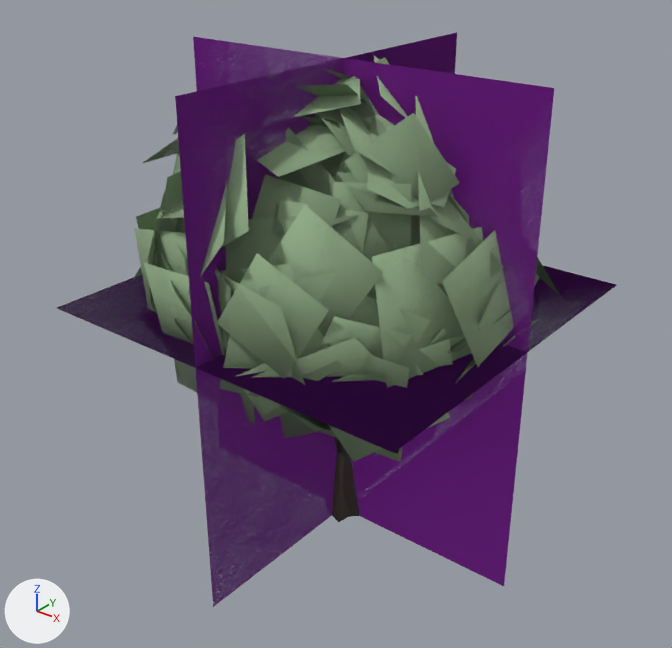
Renders of the glTF model data/models/board/vegetation/tree-forked.glb from each side of a commit.
Camera for both pictures: a 50 mm camera at (32.1, -40.8, 39.1) aimed at (-0.8, 0.3, 13.6). Lighting does not change. The marker at lower left points along +X, +Y and +Z. The older version comes first. Where no turn or scale is listed for an object, it has been applied to the vertices. Vertices at exactly the same position are counted once.

Objects in the first picture: 'tree-forked-lod0.001', 'tree-forked-lod1.001', 'tree-forked-lod2.001', 'tree-forked-lod3.001'.
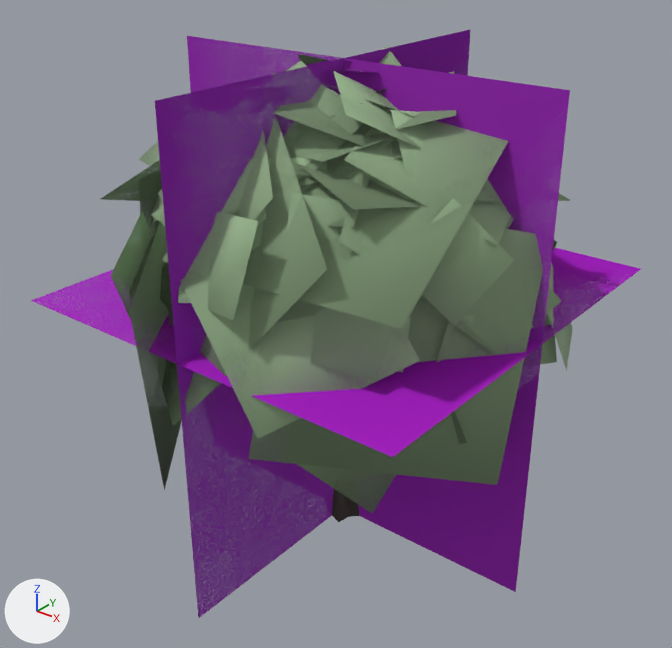
Changed parts and their boxes (x1, y1, x2, y2) in the pictures (672 x 648 px; the box of a moved part takes in the faces that stretch with it):
'tree-forked-lod3.001', reshaped (9% wider)
    before: (57, 33, 616, 607)
    after: (31, 30, 641, 618)
'tree-forked-lod2.001', reshaped (19% wider)
    before: (158, 57, 529, 516)
    after: (130, 54, 570, 516)
'tree-forked-lod0.001', reshaped (7% wider)
    before: (133, 54, 561, 522)
    after: (101, 59, 557, 522)
'tree-forked-lod1.001', reshaped (16% wider)
    before: (169, 64, 524, 517)
    after: (160, 47, 573, 517)
part 1 of me_tree_forked_lod0, moved or reshaped
    before: (133, 54, 561, 430)
    after: (101, 59, 557, 438)
part 2 of me_tree_forked_lod0, recoloured
    before: (225, 71, 525, 353)
    after: (101, 59, 557, 436)
part 3 of me_tree_forked_lod0, recoloured
    before: (174, 97, 540, 400)
part 4 of me_tree_forked_lod0, recoloured
    before: (133, 107, 530, 421)
    after: (140, 71, 557, 438)
part 5 of me_tree_forked_lod0, recoloured
    before: (134, 54, 561, 430)
    after: (274, 93, 394, 148)
part 6 of me_tree_forked_lod1, moved or reshaped
    before: (169, 64, 524, 462)
    after: (160, 47, 573, 514)
part 7 of me_tree_forked_lod2, moved or reshaped
    before: (158, 57, 529, 462)
    after: (130, 54, 570, 490)
part 8 of me_tree_forked_lod2, recoloured
    before: (158, 104, 516, 462)
    after: (162, 54, 549, 485)
part 9 of me_tree_forked_lod2, recoloured
    before: (372, 96, 529, 388)
    after: (139, 171, 467, 452)
part 10 of me_tree_forked_lod2, recoloured
    before: (194, 57, 484, 415)
    after: (174, 89, 570, 209)
part 11 of me_tree_forked_lod2, recoloured
    before: (167, 103, 231, 405)
    after: (130, 221, 182, 490)

The change, as a diff of the scene's bpy script:
```diff
--- a/data/models/board/vegetation/tree-forked.glb.py
+++ b/data/models/board/vegetation/tree-forked.glb.py
@@ me_tree_forked_lod0 @@
-me_tree_forked_lod0.from_pydata(...)  # 931 vertices, 620 faces; spans x -11.8..12.5, y -12.3..11.6, z 0.0..30.0
+me_tree_forked_lod0.from_pydata(...)  # 931 vertices, 620 faces; spans x -12.3..13.3, y -13.5..13.2, z 0.0..30.0
+# me_tree_forked_lod0 part 1: 760 of 931 vertices moved; they spanned x -11.8..12.5, y -12.3..11.6, z 9.3..30.0 and now span x -12.3..13.3, y -13.5..13.2, z 8.3..30.0; mean shift (-0.6, 0.9, 1.0); largest move (-9.6, -8.2, 17.1) -> (11.1, 3.4, 25.4)
+# me_tree_forked_lod0 part 2: 107 faces centred in x -8.2..9.7, y -9.0..8.7, z 11.2..27.3 are repainted in the vertex colours; the middle colour goes from greyish green #99b48d to green #c0e2b2
+# me_tree_forked_lod0 part 3: 104 faces centred in x -8.1..9.7, y -9.2..8.7, z 11.1..26.8 are repainted in the vertex colours; the middle colour goes from greyish green #98b48d to greyish green #9bb78f
+# me_tree_forked_lod0 part 4: 83 faces centred in x -10.9..11.0, y -10.3..10.4, z 11.5..27.2 are repainted in the vertex colours; the middle colour goes from green #badbac to green #bedfaf
+# me_tree_forked_lod0 part 5: 86 faces centred in x -9.6..10.9, y -11.1..9.1, z 11.2..28.4 are repainted in the vertex colours; the middle colour goes from green #badaac to greyish green #9cb790
 me_tree_forked_lod0.materials.append(mat_bark)
@@ me_tree_forked_lod1 @@
-me_tree_forked_lod1.from_pydata(...)  # 274 vertices, 164 faces; spans x -11.9..11.1, y -11.6..10.7, z 0.0..30.0
+me_tree_forked_lod1.from_pydata(...)  # 274 vertices, 164 faces; spans x -13.5..14.0, y -14.3..13.9, z 0.0..30.0
+# me_tree_forked_lod1 part 6: 240 of 274 vertices moved; they spanned x -11.9..11.1, y -11.6..10.7, z 7.6..30.0 and now span x -13.5..14.0, y -14.3..13.9, z 6.4..30.0; mean shift (-0.6, -0.2, 2.7); largest move (-5.0, 0.0, 26.1) -> (7.0, -6.1, 6.5)
+# other edits to the shape of me_tree_forked_lod1 do not show in these pictures
 me_tree_forked_lod1.materials.append(mat_bark)
@@ me_tree_forked_lod2 @@
-me_tree_forked_lod2.from_pydata(...)  # 89 vertices, 54 faces; spans x -14.8..11.0, y -11.1..11.9, z 0.0..30.0
+me_tree_forked_lod2.from_pydata(...)  # 89 vertices, 54 faces; spans x -13.6..13.4, y -15.7..18.5, z 0.0..30.0
+# me_tree_forked_lod2 part 7: 68 of 89 vertices moved; they spanned x -14.8..11.0, y -11.1..11.9, z 7.4..30.0 and now span x -13.6..13.4, y -15.7..18.5, z 4.9..30.0; mean shift (0.7, -0.1, -0.1); largest move (1.7, -11.1, 20.6) -> (-0.3, 18.5, 13.4)
+# me_tree_forked_lod2 part 8: 12 faces centred in x -9.2..6.2, y -8.2..9.5, z 12.9..25.9 are repainted in the vertex colours; the middle colour goes from green #bfe0b0 to green #b9d9ab
+# me_tree_forked_lod2 part 9: 8 faces centred in x -9.8..9.8, y -5.0..9.1, z 11.3..24.6 are repainted in the vertex colours; the middle colour goes from green #badbac to greyish green #8ea783
+# me_tree_forked_lod2 part 10: 8 faces centred in x -6.0..4.8, y -5.9..1.2, z 12.9..25.7 are repainted in the vertex colours; the middle colour goes from greyish green #9cb890 to greyish green #9eba92
+# me_tree_forked_lod2 part 11: 6 faces centred in x -10.4..7.3, y -9.6..5.7, z 14.8..19.5 are repainted in the vertex colours; the middle colour goes from greyish green #a6c49a to green #b9daab
 me_tree_forked_lod2.materials.append(mat_bark)
@@ me_tree_forked_lod3 @@
-me_tree_forked_lod3.from_pydata(...)  # 12 vertices, 6 faces; spans x -11.8..12.5, y -12.3..11.6, z 0.0..30.0
+me_tree_forked_lod3.from_pydata(...)  # 12 vertices, 6 faces; spans x -12.3..13.3, y -13.5..13.2, z 0.0..30.0
+# me_tree_forked_lod3 part 12: 12 of 12 vertices moved; they spanned x -11.8..12.5, y -12.3..11.6, z 0.0..30.0 and now span x -12.3..13.3, y -13.5..13.2, z 0.0..30.0; mean shift (0.1, 0.1, 0.2)
 me_tree_forked_lod3.materials.append(mat_impostor)
```
